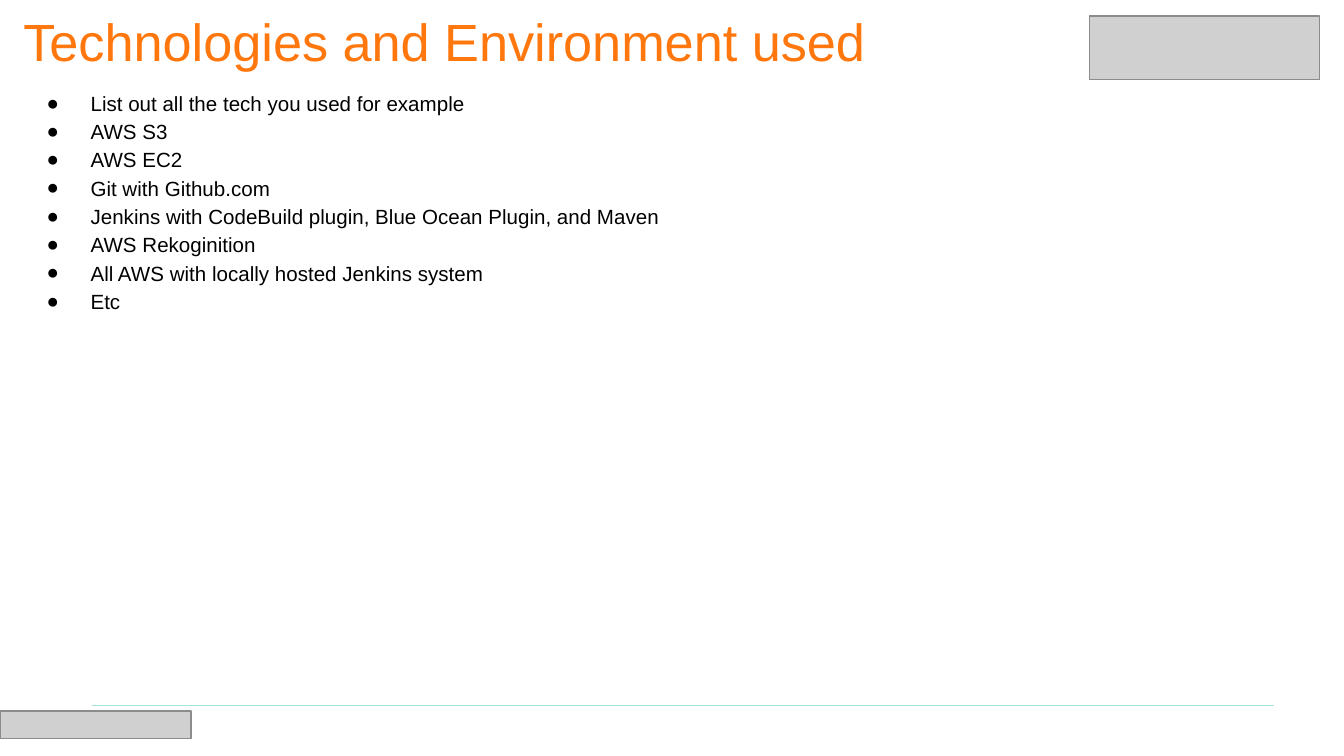
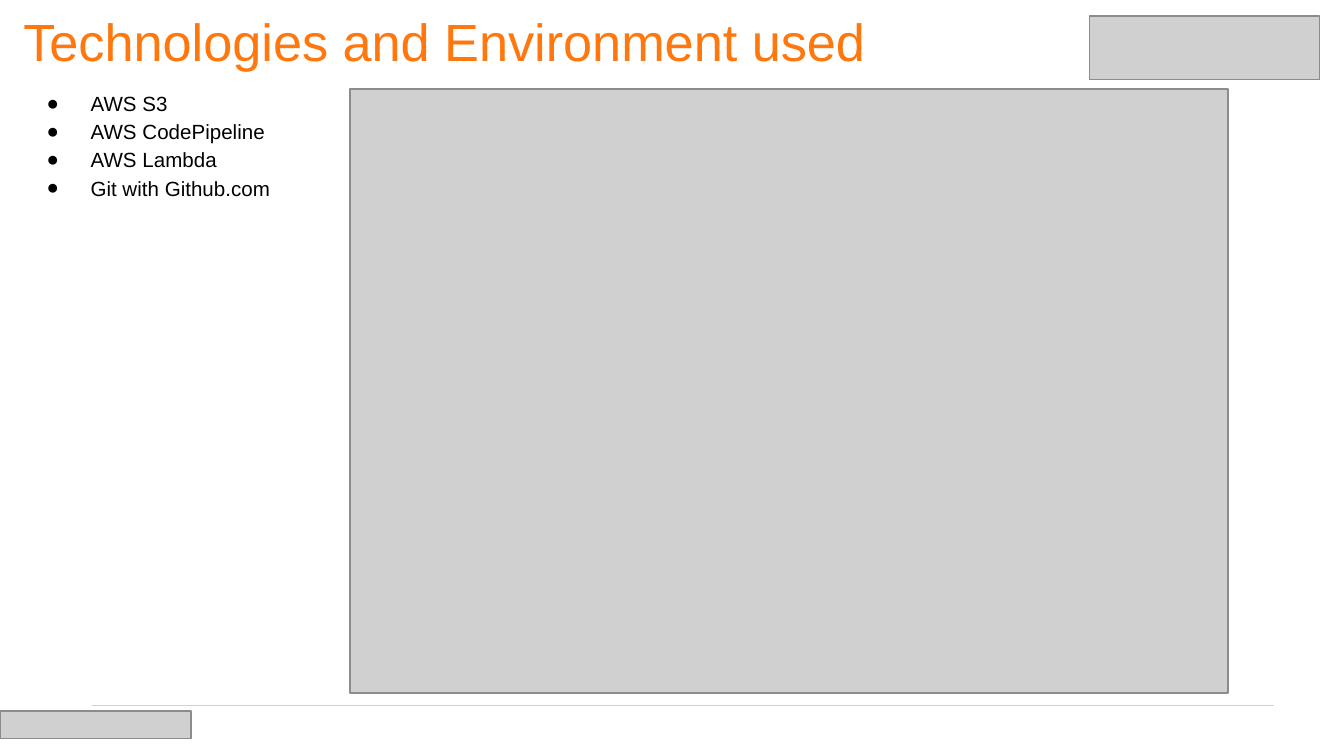
Before and after one commit to kbriggzi/Team1, a slide deck: slide 6 of BAH CE Team Presentation Template.pptx. Drawn at 1344x756 pixels with LibreOffice and Linux fonts; fonts in the diff are those of the drawing; grey boxes stand for pictures. Boxes give left, top, right and bottom in pixels: in the first picture for what was removed or moved away, otherwise in the second. Text is boxed around its words. In the diff, an @@ line names an element or a change of style, - is before the commit and + after.

Commit message:
updated some slides

```diff
--- a/BAH CE Team Presentation Template.pptx
+++ b/BAH CE Team Presentation Template.pptx
@@ picture added at box(351, 89, 1228, 692) @@
@@ text at box(91, 96, 465, 116): paragraph removed @@
-● List out all the tech you used for example
@@ text at box(91, 124, 264, 168): text changed @@
-● AWS EC2
+● AWS CodePipeline
+● AWS Lambda
@@ text at box(91, 209, 659, 310): paragraphs removed @@
-● Jenkins with CodeBuild plugin, Blue Ocean Plugin, and Maven
-● AWS Rekoginition
-● All AWS with locally hosted Jenkins system
-● Etc
```
Also in this commit, not shown: 4 other slides changed, 1 slide added, 1 slide removed.
